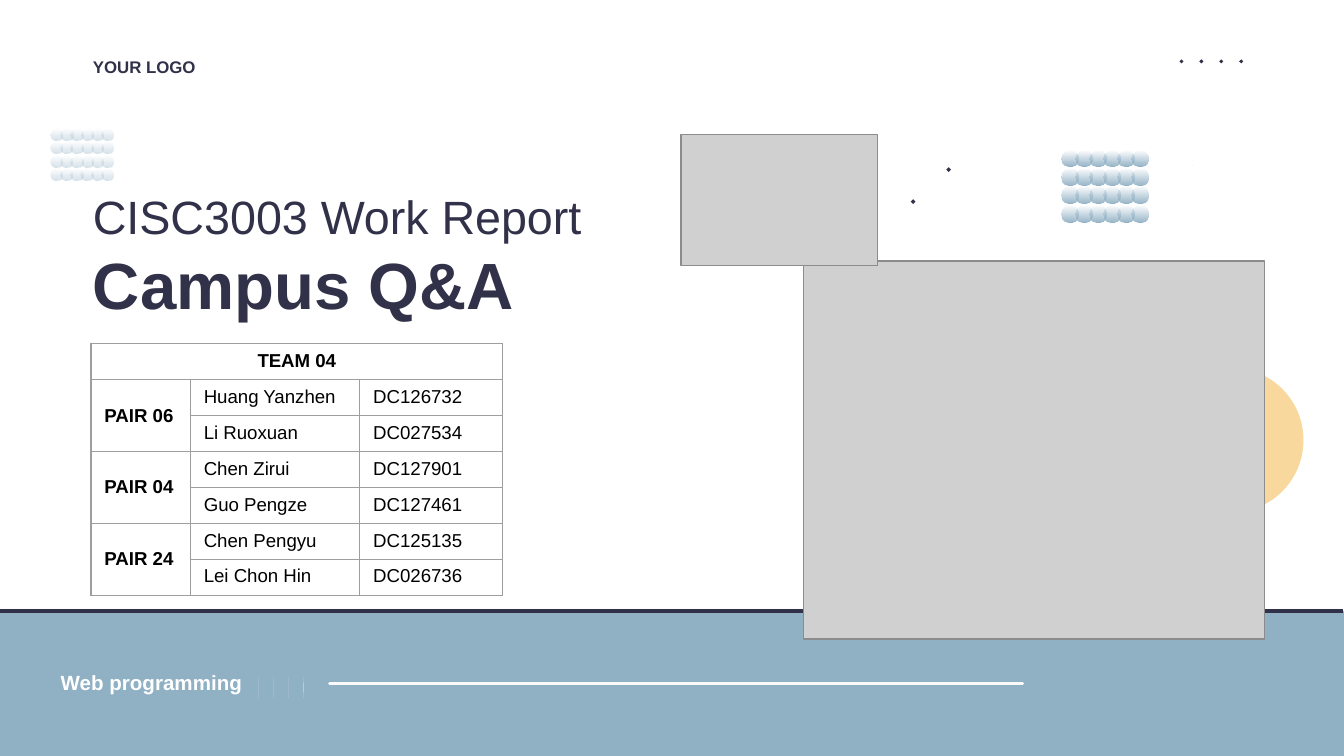
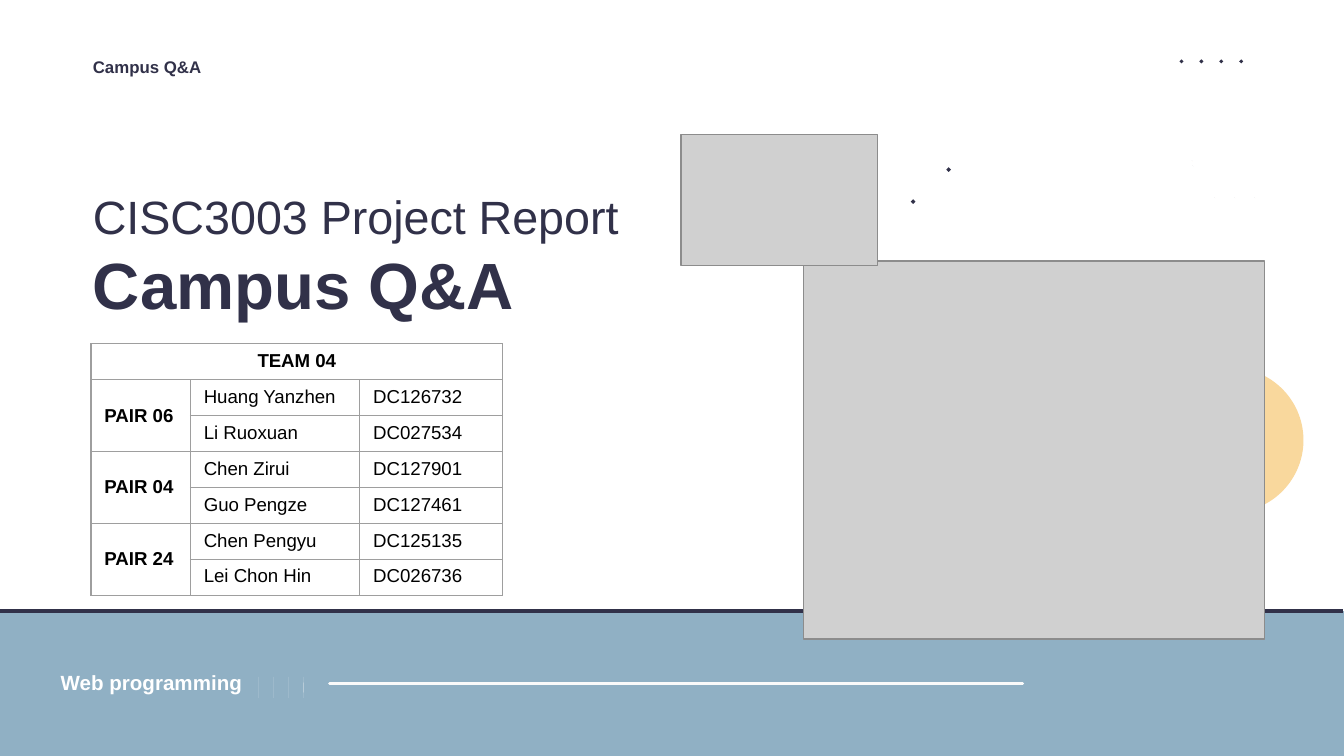
Before and after one commit to YanzhenHuang/CISC3003-Final-Project, a slide deck: slide 1 of My Project Archive/CISC3003-Project-Presentation (Final).pptx. Drawn at 1344x756 pixels with LibreOffice and Linux fonts; fonts in the diff are those of the drawing; grey boxes stand for pictures; background and template pictures are left out. Boxes give left, top, right and bottom in pixels: in the first picture for what was removed or moved away, otherwise in the second. Text is boxed around its words. In the diff, an @@ line names an element or a change of style, - is before the commit and + after.

Commit message:
[CISC3003-Final-Group-DigitalStory.mp4, CISC3003-Project-Presentation (Final).pptx] <Add> Report Archive

```diff
--- a/My Project Archive/CISC3003-Project-Presentation (Final).pptx
+++ b/My Project Archive/CISC3003-Project-Presentation (Final).pptx
@@ text at <box>93,61,201,77</box>: text changed @@
-YOUR LOGO
+Campus Q&A
@@ group removed at <box>51,129,113,180</box>: 24 ellipses @@
@@ group removed at <box>1062,151,1149,223</box>: 24 ellipses @@
@@ text at <box>93,200,619,243</box>: text changed @@
-CISC3003 Work Report
+CISC3003 Project Report
```
Also in this commit, not shown: 8 other slides changed, 5 slides added, 1 other file.
